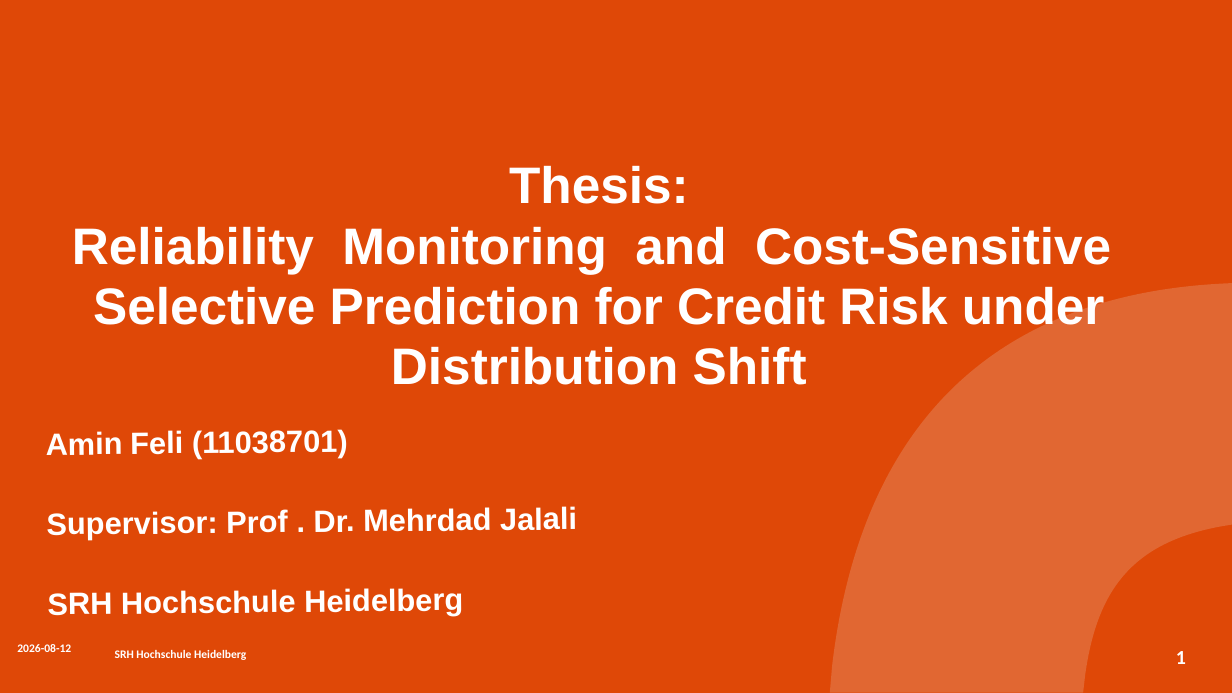
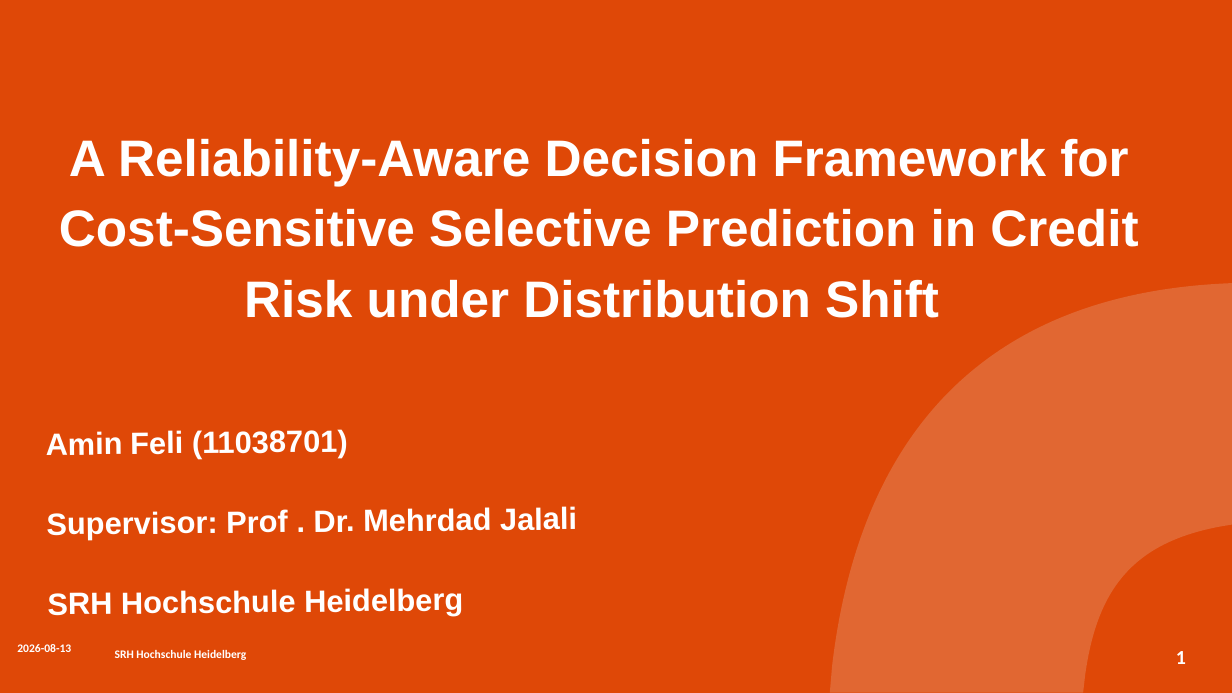
Before and after one commit to aminfeli/Thesis, a slide deck: slide 1 of presentation-.pptx. Drawn at 1232x693 pixels with LibreOffice and Linux fonts; fonts in the diff are those of the drawing; background and template pictures are left out. Boxes give left, top, right and bottom in pixels: in the first picture for what was removed or moved away, otherwise in the second. Text is boxed around its words. In the diff, an @@ line names an element or a change of style, - is before the commit and + after.

```diff
--- a/presentation-.pptx
+++ b/presentation-.pptx
@@ title at (59,138,1138,318): text changed @@
-Thesis:
-Reliability Monitoring and Cost-Sensitive Selective Prediction for Credit Risk under Distribution Shift
+A Reliability-Aware Decision Framework for Cost-Sensitive Selective Prediction in Credit Risk under Distribution Shift
```
Also in this commit, not shown: 30 other slides changed, 1 slide added, 3 slides removed, 3 other files.
